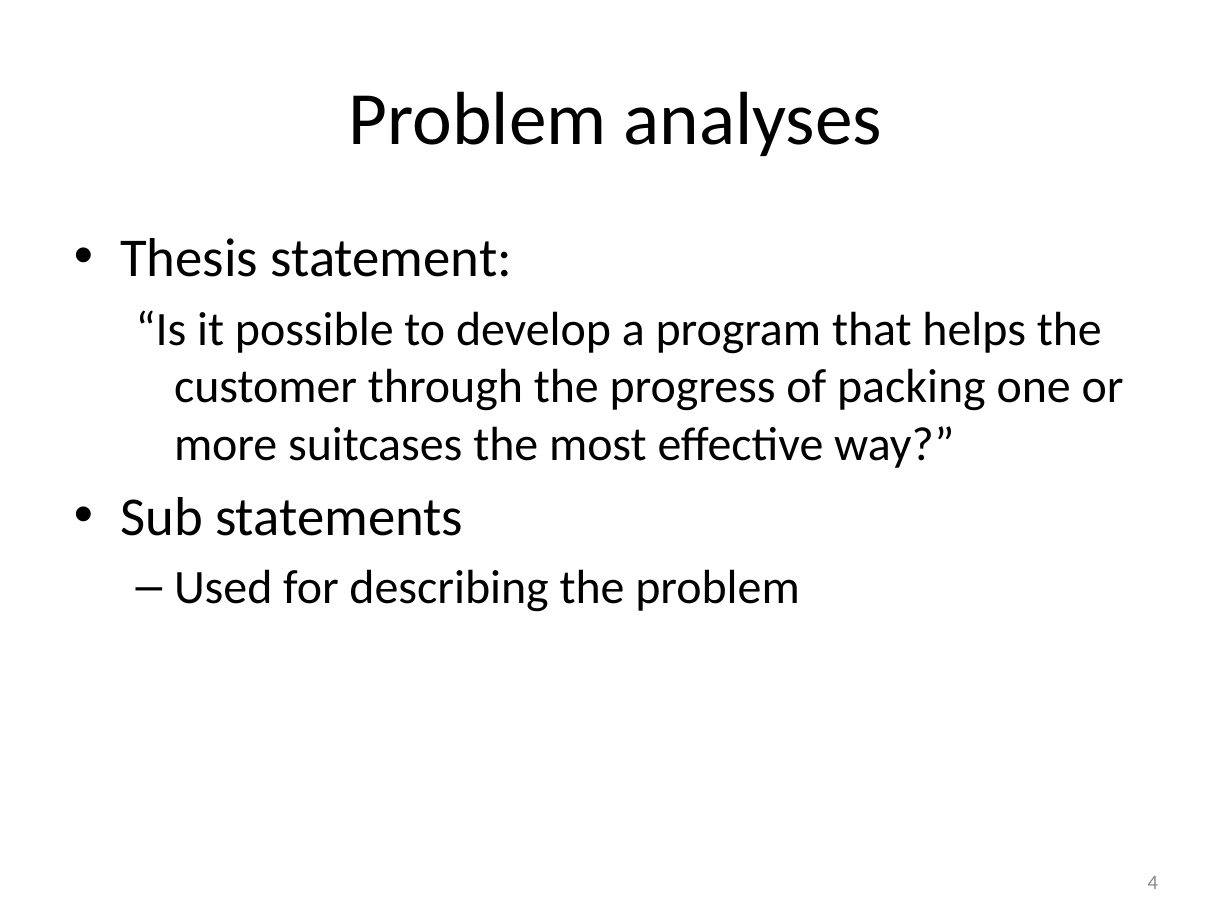
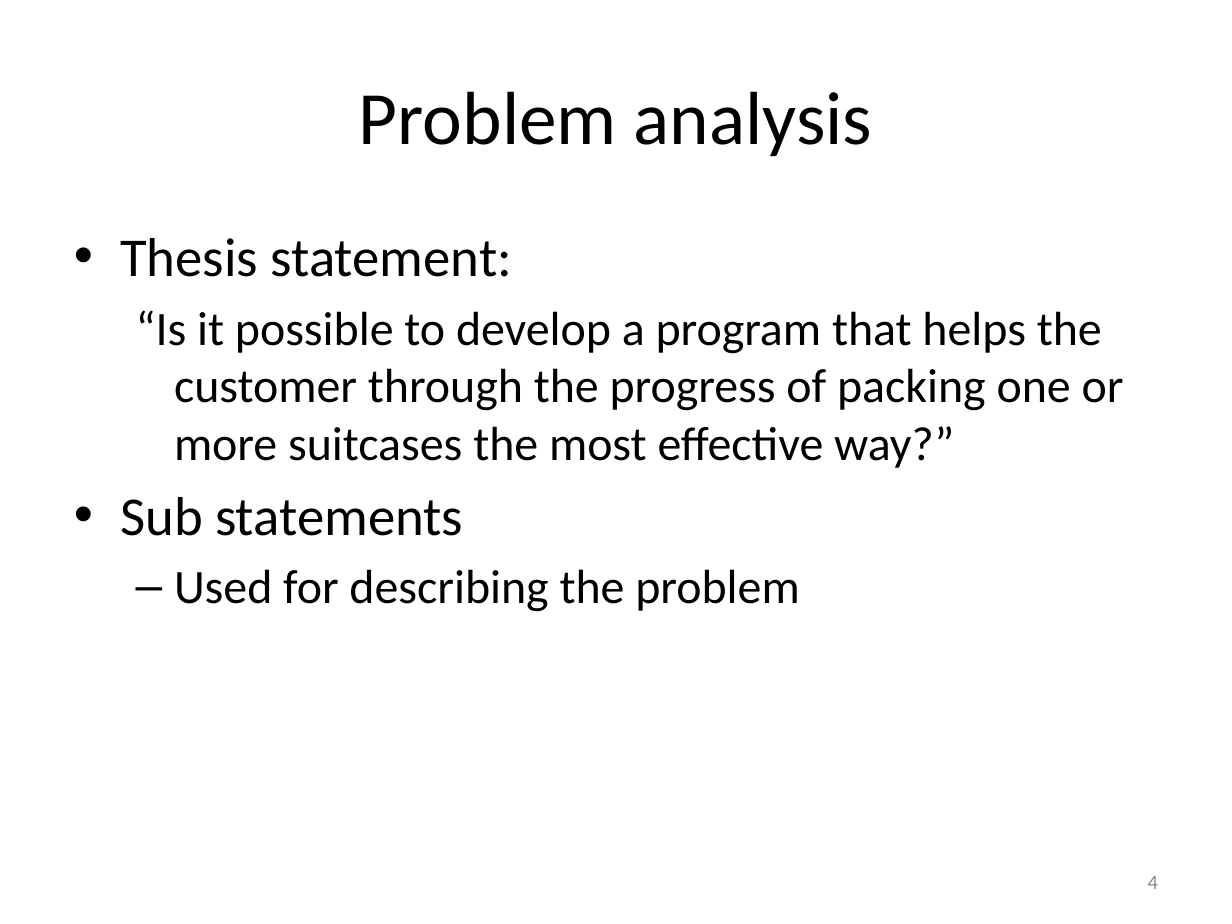
Before and after one commit to montelongoj/p2-b130-aau-2011, a slide deck: slide 4 of PP for status.pptx. Drawn at 1232x924 pixels with LibreOffice and Linux fonts; fonts in the diff are those of the drawing. Boxes give left, top, right and bottom in pixels: in the first picture for what was removed or moved away, otherwise in the second. Text is boxed around its words. In the diff, an @@ line names an element or a change of style, - is before the commit and + after.

```diff
--- a/PP for status.pptx
+++ b/PP for status.pptx
@@ title at bbox=[359, 91, 872, 156]: text changed @@
-Problem analyses
+Problem analysis
```
Also in this commit, not shown: 2 other slides changed.
